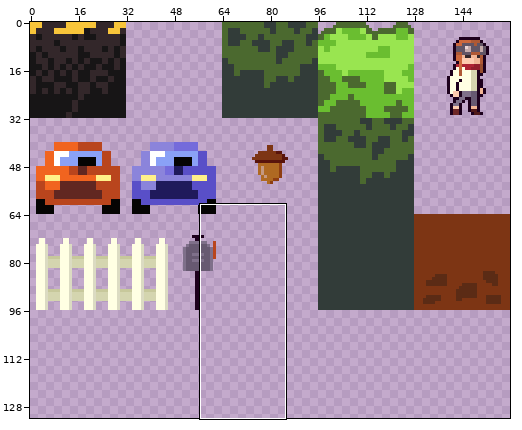
Two versions of one sprite sheet, assets/Double-take-tilemap.png. The picture above shows the old version from afar; the outline marks the close-up.
Close-up. The starting point:
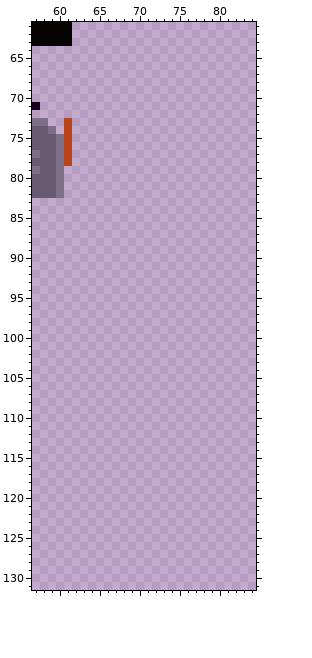
The file is 160x160 pixels. Colours within 5 levels of each other are drawn and written as one. Shown: x 57..84, y 61..131. The wide view leaves out empty margins.
And afterwards:
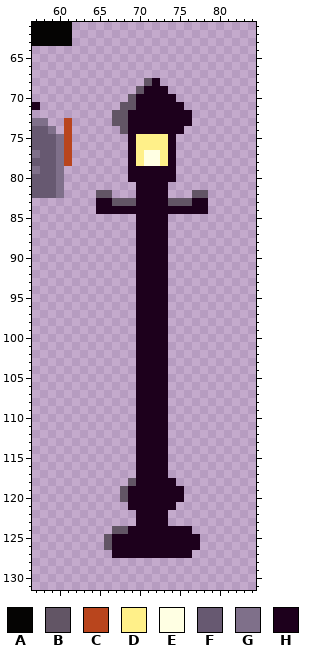
Palette (. is transparent): A #050403  B #625565  C #b9451d  D #fff089  E #ffffe3  F #675971  G #7f708a  H #1d001c
The exact change:
The edit adds colour B in row 68 at x 71; in row 69 at x 70; in row 70 at x 69; in row 71 at x 68 to 69; in rows 72 to 73 at x 67 to 68; in row 74 at x 68.
The edit adds colour B in row 82 at x 65 to 66 and 77 to 78; in row 83 at x 67 to 69 and 74 to 76; in row 118 at x 69; in rows 119 to 120 at x 68; in row 124 at x 67 to 68; in rows 125 to 126 at x 66.
The edit adds colour D in rows 75 to 76 at x 70 to 73; in rows 77 to 78 at x 70 and 73.
The edit adds colour E in rows 77 to 78 at x 71 to 72.
The edit adds colour H in row 68 at x 72; in row 69 at x 71 to 73; in row 70 at x 70 to 74; in row 71 at x 70 to 75; in rows 72 to 73 at x 69 to 76; in row 74 at x 69 to 75.
The edit adds colour H in rows 75 to 78 at x 69 and 74; in rows 79 to 80 at x 69 to 74; in rows 81 to 82 at x 70 to 73; in row 83 at x 65 to 66, 70 to 73 and 77 to 78; in row 84 at x 65 to 78; in rows 85 to 117 at x 70 to 73.
The edit adds colour H in row 118 at x 70 to 74; in rows 119 to 120 at x 69 to 75; in row 121 at x 69 to 74; in rows 122 to 123 at x 70 to 73; in row 124 at x 69 to 76; in rows 125 to 126 at x 67 to 77.
The edit adds colour H in row 127 at x 67 to 76.
